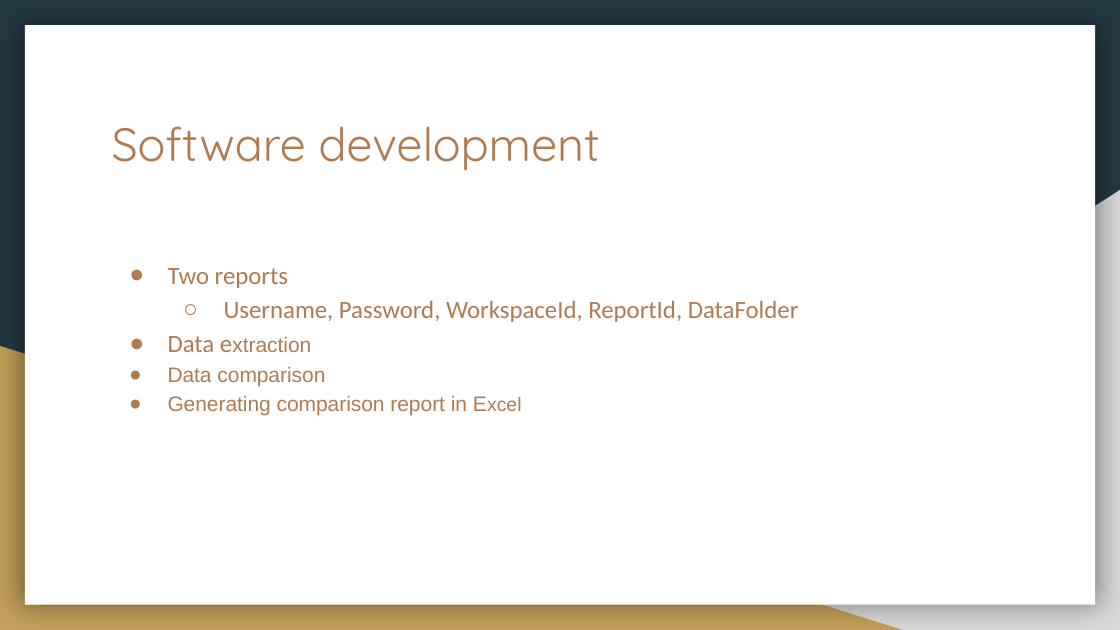
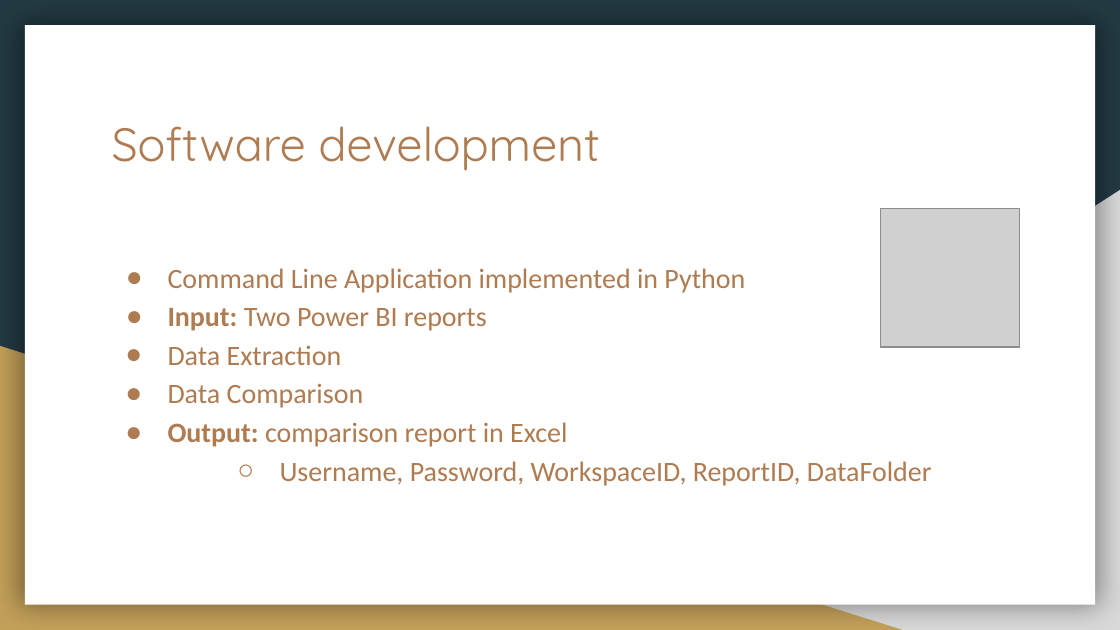
Before and after one commit to theteleton/project, a slide deck: slide 7 of presentation/presentation.pptx. Drawn at 1120x630 pixels with LibreOffice and Linux fonts; fonts in the diff are those of the drawing; grey boxes stand for pictures. Boxes give left, top, right and bottom in pixels: in the first picture for what was removed or moved away, otherwise in the second. Text is boxed around its words. In the diff, an @@ line names an element or a change of style, - is before the commit and + after.

Commit message:
Presentation changed.

```diff
--- a/presentation/presentation.pptx
+++ b/presentation/presentation.pptx
@@ picture added at [880,208,1019,347] @@
@@ text at [168,268,932,486]: text changed; size 16 to 18 pt @@
-● Two reports
-  ○ Username, Password, WorkspaceId, ReportId, DataFolder
-● Data extraction
-● Data comparison
-● Generating comparison report in Excel
+● Command Line Application implemented in Python
+● Input: Two Power BI reports
+● Data Extraction
+● Data Comparison
+● Output: comparison report in Excel
+  ○ Username, Password, WorkspaceID, ReportID, DataFolder
```
Also in this commit, not shown: 7 other slides changed, 1 slide added.
